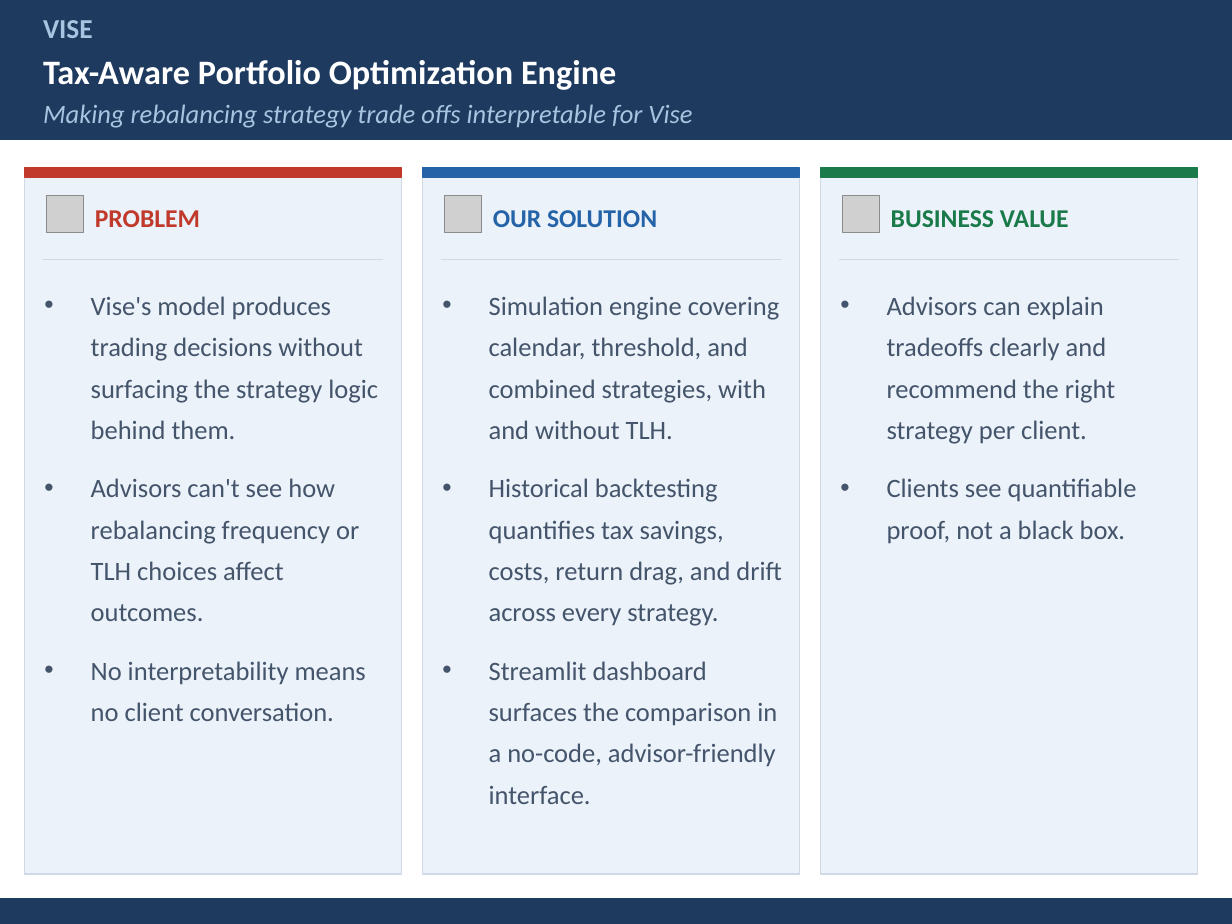
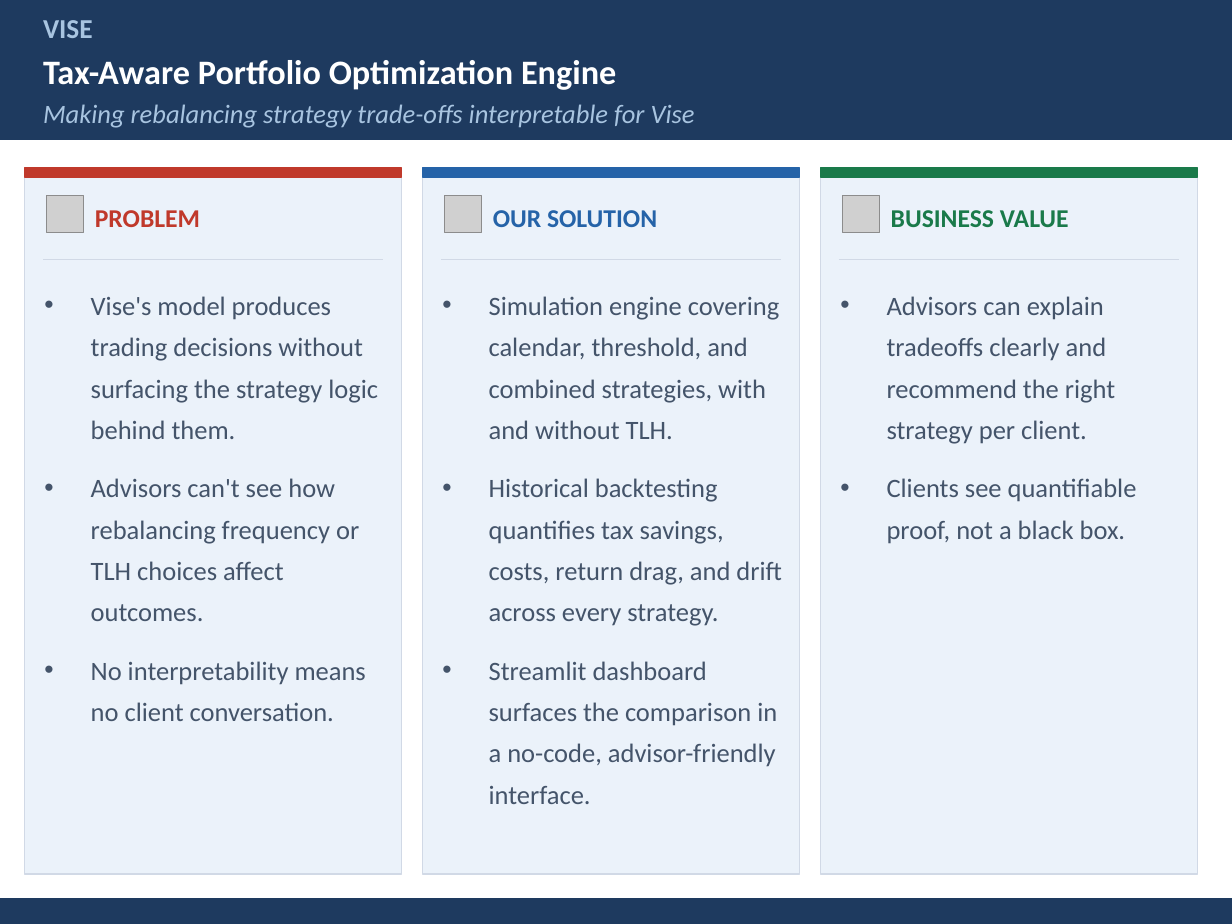
Before and after one commit to NathanArimilli24/portfolio-tlh-optimizer, a slide deck: slide 3 of report/Vise_Presentation_Slides.pptx. Drawn at 1232x924 pixels with LibreOffice and Linux fonts; fonts in the diff are those of the drawing; grey boxes stand for pictures. Boxes give left, top, right and bottom in pixels: in the first picture for what was removed or moved away, otherwise in the second. Text is boxed around its words. In the diff, an @@ line names an element or a change of style, - is before the commit and + after.

```diff
--- a/report/Vise_Presentation_Slides.pptx
+++ b/report/Vise_Presentation_Slides.pptx
@@ text at bbox=[43, 104, 695, 128]: text changed @@
-Making rebalancing strategy trade offs interpretable for Vise
+Making rebalancing strategy trade-offs interpretable for Vise
```
Also in this commit, not shown: 6 other slides changed, 10 other files.
